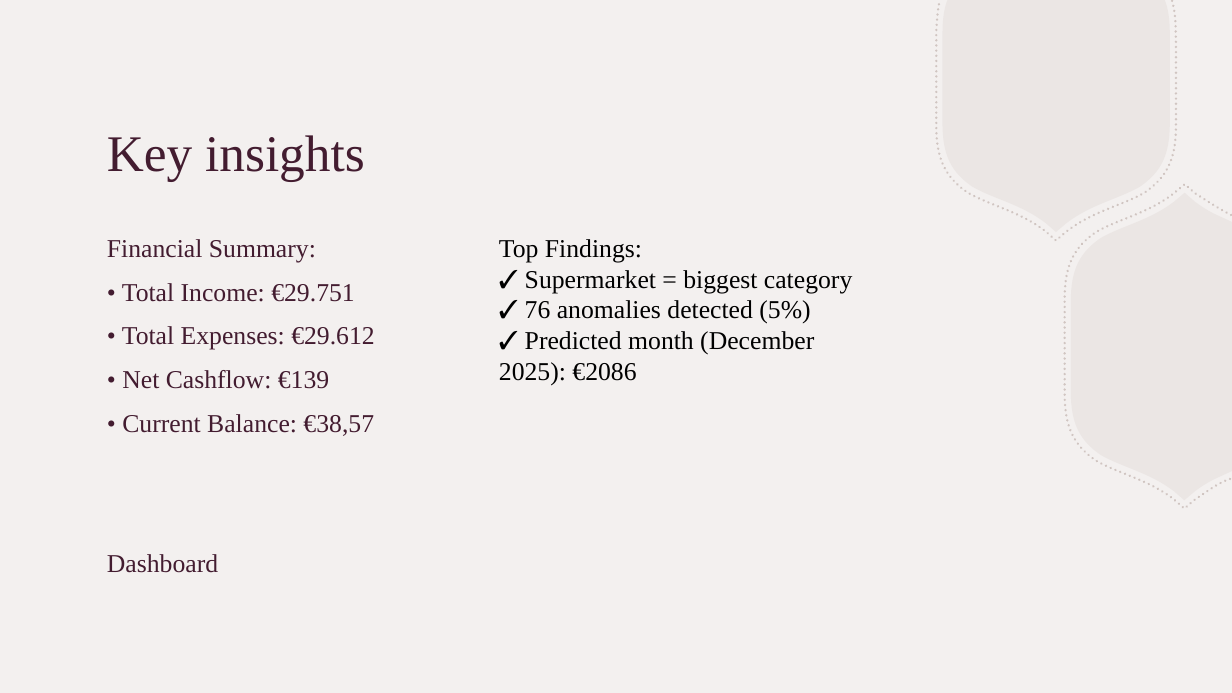
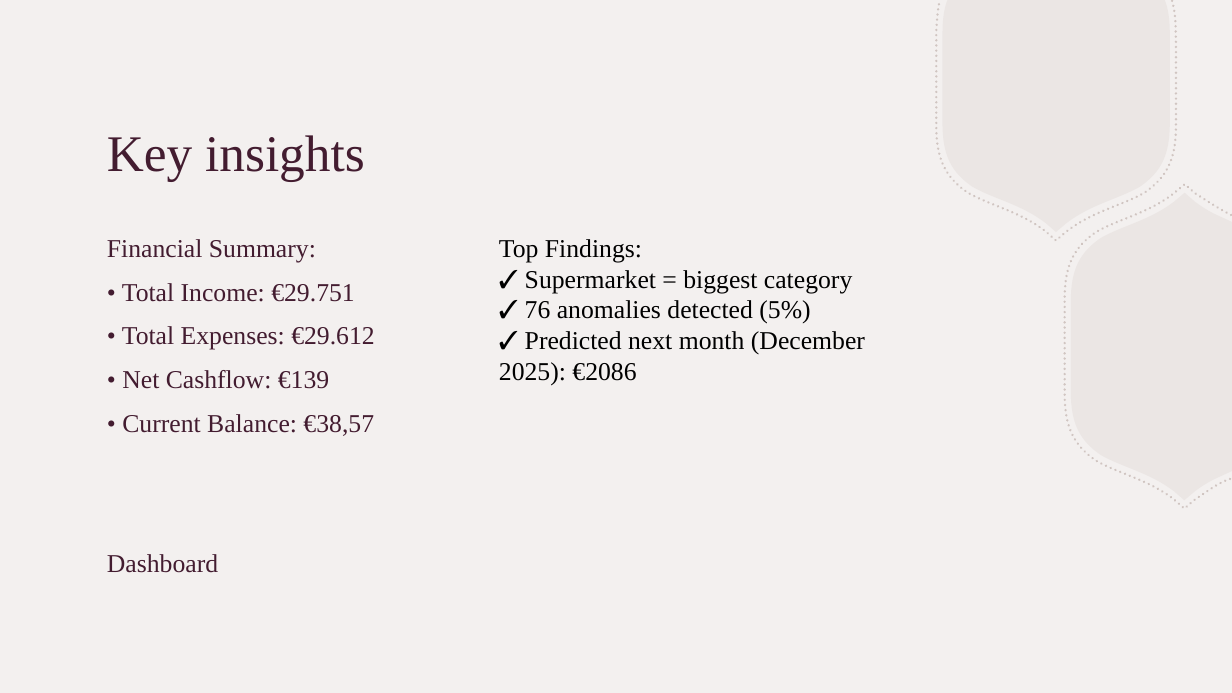
Before and after one commit to JasperCroijmans/personal-finance-analyzer, a slide deck: slide 5 of Personal_Finance_Analyzer_Presentation.pptx. Drawn at 1232x693 pixels with LibreOffice and Linux fonts; fonts in the diff are those of the drawing. Boxes give left, top, right and bottom in pixels: in the first picture for what was removed or moved away, otherwise in the second. Text is boxed around its words. In the diff, an @@ line names an element or a change of style, - is before the commit and + after.

```diff
--- a/Personal_Finance_Analyzer_Presentation.pptx
+++ b/Personal_Finance_Analyzer_Presentation.pptx
@@ text at (x1=499, y1=331, x2=865, y2=386): text changed @@
-✓ Predicted month (December 2025): €2086
+✓ Predicted next month (December 2025): €2086
```
Also in this commit, not shown: 1 other slide changed.
